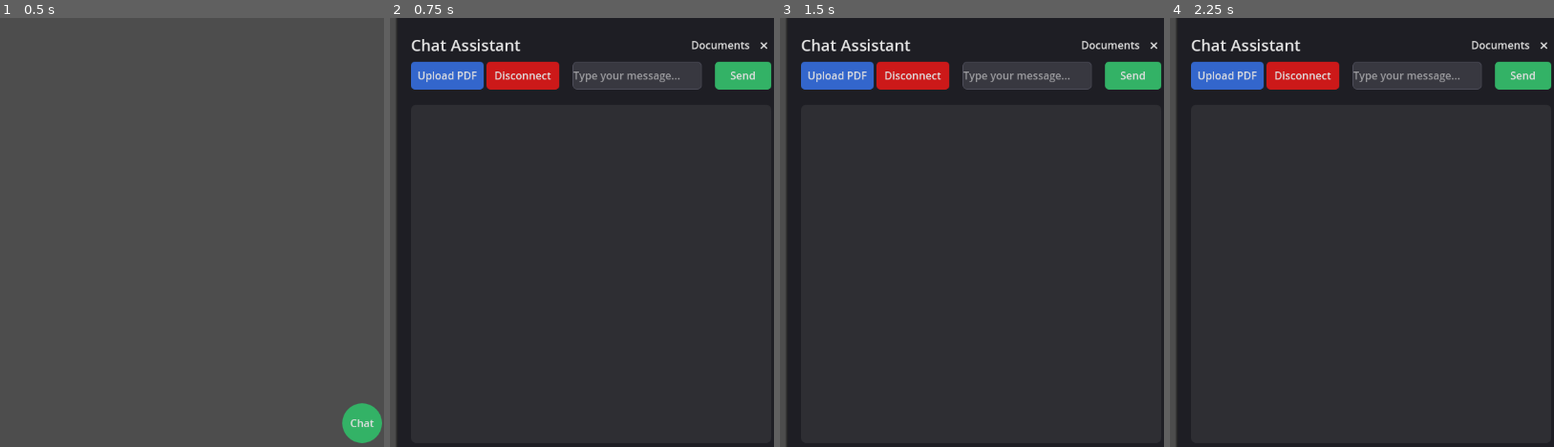
Above: before the commit, frames 1-4 (left to right).
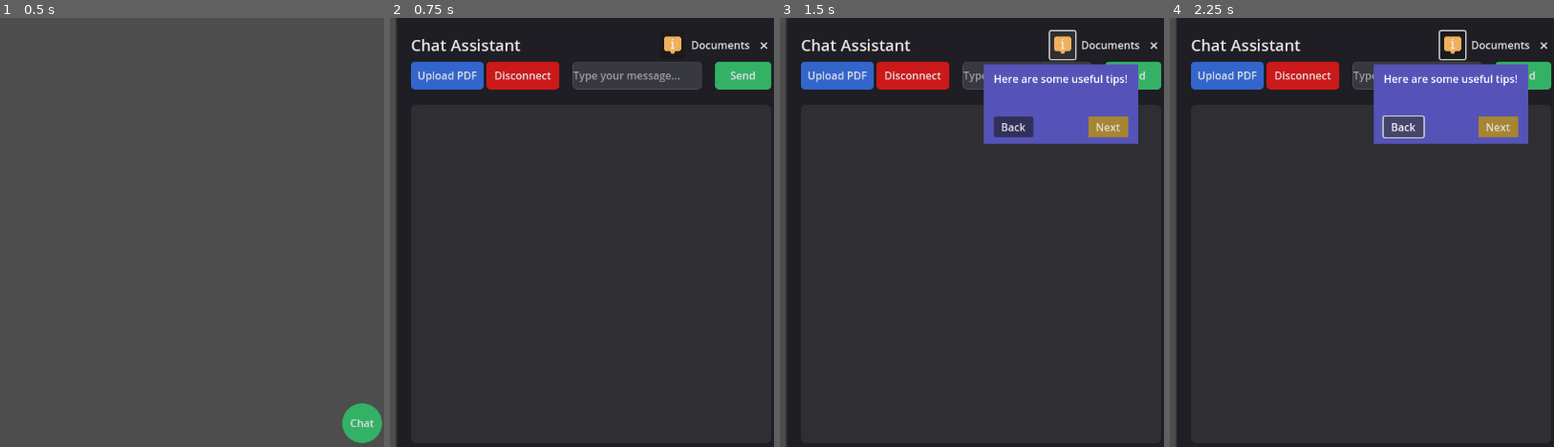
Above: after the commit, the same moments.

Repository: Tesnim19/godot-chatbot
Game: Godot game, scene res://control.tscn
Same seed, same stepped clock (60 frames per second), same inputs: the game is played once before the commit and once after it.
Inputs (mouse positions are in pixels of both pictures, inside the frame that each line leads up to):
- Up to frame 1 (0.5 s): no input
- Up to frame 2 (0.75 s): click "Chat" at 0.5 s
- Up to frame 3 (1.5 s): click (1064, 43) at 1.27 s
- Up to frame 4 (2.25 s): click (1404, 125) at 2 s, where only the run after the commit has a clickable "Back"

Frame 1 is identical in both runs. In frame 2, 0.2% of the frame differs, in the area x 71-76%, y 4-9%; in frame 3, 7.8%, in the area x 52-94%, y 2-30%; in frame 4, 7.8%.

Commit message:
add tooltip and popup for the tool tipe, add fucntionaltiy to display pdf docuemnts

Diff:
--- a/godot-project/control.gd
+++ b/godot-project/control.gd
@@ -5,6 +5,7 @@
 var send_button: Button
 var upload_button: Button
 var reconnect_button: Button
+var tooltip_button: Button
 var websocket: WebSocketPeer
 var socket_url = "ws://localhost:8000/ws"
 var connection_status = false
@@ -23,6 +24,7 @@
 
 var server_process_id = -1
 var disconnect = false
+var document_map = {}
 
 func _ready():
 	#start python server
@@ -156,13 +158,25 @@
 func _populate_document_menu(documents: Array):
 	var popup = fetch_documents_button.get_popup()
 	popup.clear()  # Clear previous items
+	document_map.clear()
 
 	# Add each document to the dropdown menu
-	for doc in documents:
-		popup.add_item(doc)
+	for i in range(documents.size()):
+		popup.add_item(documents[i], i)
+		document_map[i] = documents[i]
+
+	# Ensure the signal is connected only once
+	if not popup.id_pressed.is_connected(_on_document_selected):
+		popup.id_pressed.connect(_on_document_selected)
 
 	# Show the dropdown menu
 	popup.popup()
+
+func _on_document_selected(id):
+	var project_dir = ProjectSettings.globalize_path("res://")
+	var file_dir = project_dir + "../server/public/" + document_map[id]
+	_on_reference_clicked({'path': file_dir, 'page': 0})
+	print(file_dir)
 
 func setup_toggle_button():
 	toggle_button = Button.new()
@@ -224,6 +238,21 @@
 	title.add_theme_color_override("font_color", Color(0.9, 0.9, 0.9))
 	title.size_flags_horizontal = Control.SIZE_EXPAND_FILL
 	header.add_child(title)
+
+	# Button for displaying tooltip
+	tooltip_button = Button.new()
+
+	var tool_tip_icon = Image.new()
+	tool_tip_icon.load("res://bubble.png")
+	tool_tip_icon.resize(30, 30, Image.INTERPOLATE_BILINEAR)
+
+	var texture = ImageTexture.create_from_image(tool_tip_icon)
+
+	tooltip_button.icon = texture
+	tooltip_button.text = ""
+	header.add_child(tooltip_button)
+
+	tooltip_button.pressed.connect(_on_tooltip_pressed)
 
 	#Button for displaying documents
 	fetch_documents_button = MenuButton.new()
@@ -517,6 +546,12 @@
 	body.append_array(file_header.to_utf8_buffer())
 	body.append_array(file_data)  # Append raw binary data
 
+	# Add original_file_path as another form field
+	var path_field = "\r\n--" + boundary + "\r\n"
+	path_field += "Content-Disposition: form-data; name=\"original_file_path\"\r\n\r\n"
+	path_field += path + "\r\n"
+	body.append_array(path_field.to_utf8_buffer())
+
 	# Add closing boundary
 	var end_boundary = "\r\n--" + boundary + "--\r\n"
 	body.append_array(end_boundary.to_utf8_buffer())
@@ -746,6 +781,73 @@
 	add_child(file_dialog)
 	file_dialog.popup_centered()
 
+func _on_tooltip_pressed():
+	var tip_popup = PopupPanel.new()
+
+	# Set the background color of the popup (dark purple)
+	var popup_style = StyleBoxFlat.new()
+	popup_style.bg_color = Color("5553b7")  # Darker purple
+	popup_style.content_margin_left = 15
+	popup_style.content_margin_right = 15
+	popup_style.content_margin_top = 10
+	popup_style.content_margin_bottom = 10
+	tip_popup.add_theme_stylebox_override("panel", popup_style)
+
+
+	# Create a VBoxContainer for the layout
+	var content_container = VBoxContainer.new()
+	content_container.size_flags_vertical = Control.SIZE_EXPAND_FILL  # Allow expansion
+	content_container.add_theme_constant_override("separation", 10)  # Add spacing
+	tip_popup.add_child(content_container)
+
+	# Add content to the popup (e.g., a tip Label)
+	var tip_label = Label.new()
+	tip_label.text = "Here are some useful tips!"
+	tip_label.add_theme_color_override("font_color", Color(1, 1, 1))  # White text
+	content_container.add_child(tip_label)
+
+	# Spacer to push buttons to the bottom
+	var spacer = Control.new()
+	spacer.size_flags_vertical = Control.SIZE_EXPAND_FILL
+	content_container.add_child(spacer)
+
+	# Create an HBoxContainer for buttons
+	var button_container = HBoxContainer.new()
+	button_container.size_flags_horizontal = Control.SIZE_EXPAND_FILL  # Make it expand horizontally
+	content_container.add_child(button_container)
+
+	# Create the "Back" button and position it at the bottom left
+	var back_button = Button.new()
+	back_button.text = "Back"
+	back_button.custom_minimum_size = Vector2(60, 20)  # Set a proper size
+	back_button.size_flags_horizontal = Control.SIZE_SHRINK_BEGIN
+	button_container.add_child(back_button)  # Add to button container
+
+	# Add a spacer to push "Next" button to the right
+	var button_spacer = Control.new()
+	button_spacer.size_flags_horizontal = Control.SIZE_EXPAND_FILL
+	button_container.add_child(button_spacer)
+
+	# Create the "Next" button and position it at the bottom right
+	var next_button = Button.new()
+	next_button.text = "Next"
+	next_button.custom_minimum_size = Vector2(60, 20)  # Set a proper size
+	next_button.size_flags_horizontal = Control.SIZE_SHRINK_END  # Align right
+
+	var next_button_style = StyleBoxFlat.new()
+	next_button_style.bg_color = Color("a88532")  # Yellowish color
+	next_button.add_theme_stylebox_override("normal", next_button_style)
+
+	button_container.add_child(next_button)  # Add to button container
+
+	# Add the popup to the scene
+	add_child(tip_popup)
+
+	# Position the popup relative to the tooltip_button
+	var button_position = tooltip_button.global_position
+	var offset = Vector2(tooltip_button.custom_minimum_size.x - 100, 50)  # Adjust the X offset as needed
+	tip_popup.popup(Rect2i(button_position + offset, Vector2i(200, 120)))  # Increased height for button space
+
 func _on_reconnect_pressed():
 	if connection_status == false:
 		websocket.connect_to_url(socket_url)
Binary file added: godot-project/bubble.png
Not shown, added: godot-project/bubble.png.import
